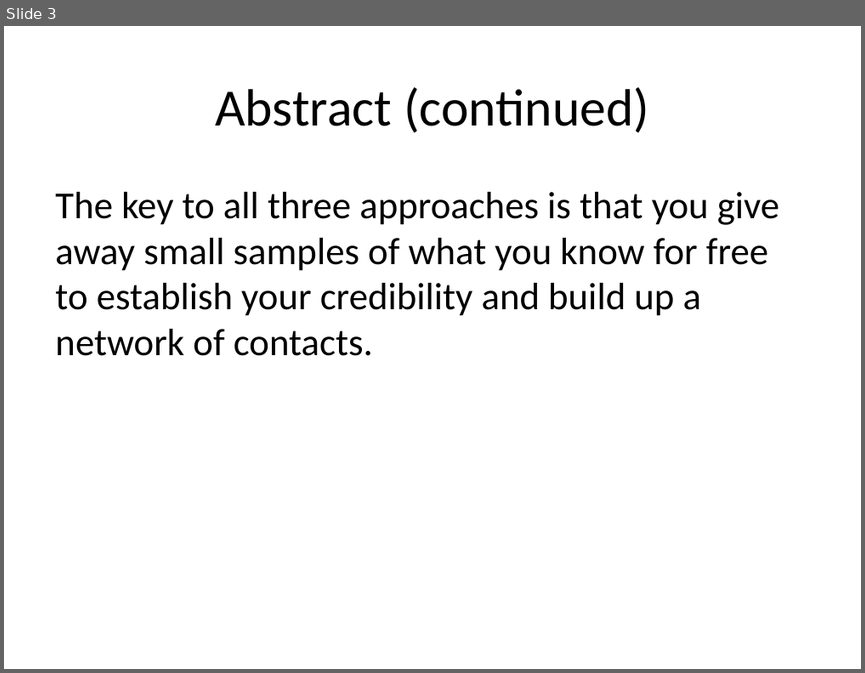
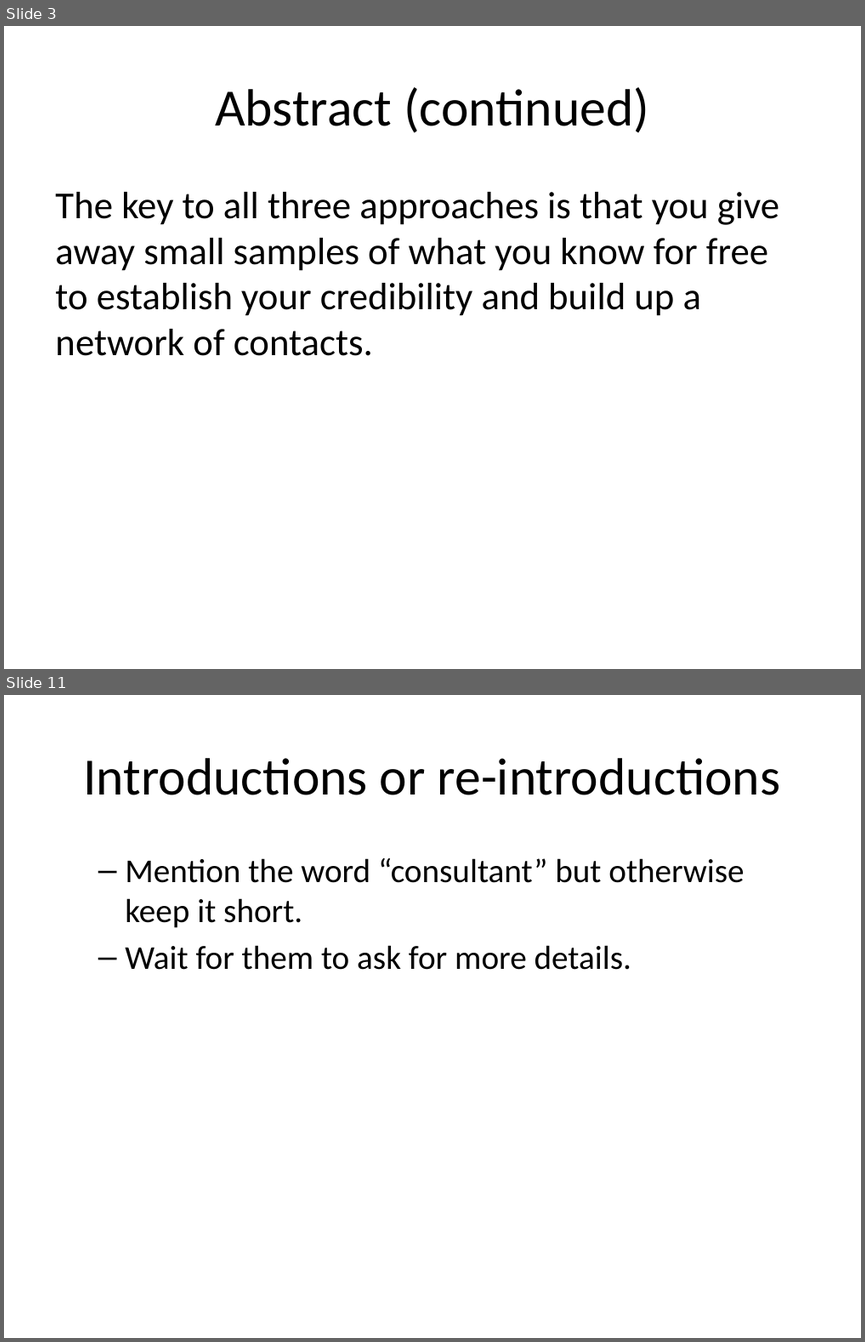
Before and after one commit to pmean/finding-customers, a slide deck: finding-customers.pptx. Shown one above the other, each under a label of ours: slide 3 before the commit, slides 3 and 11 after it; the slides between them are not shown. The pictures are 865x673 and 865x1342 pixels, drawn with LibreOffice and Linux fonts; fonts in the diff are those of the drawing. Boxes give left, top, right and bottom in pixels: in the first picture for what was removed or moved away, otherwise in the second. Text is boxed around its words. In the diff, an @@ line names an element or a change of style, - is before the commit and + after.

```diff
--- a/finding-customers.pptx
+++ b/finding-customers.pptx
@@ slide 11 added at box(4, 695, 861, 1338), background #FFFFFF @@
@@ title added at box(83, 758, 780, 795), 44 pt, text #000000 @@
+Introductions or re-introductions
@@ text added at box(125, 858, 744, 970), 28 pt, text #000000 @@
+  – Mention the word “consultant” but otherwise keep it short.
+  – Wait for them to ask for more details.
```
Also in this commit, not shown: 10 other slides added, 4 slides removed, 2 other files.
